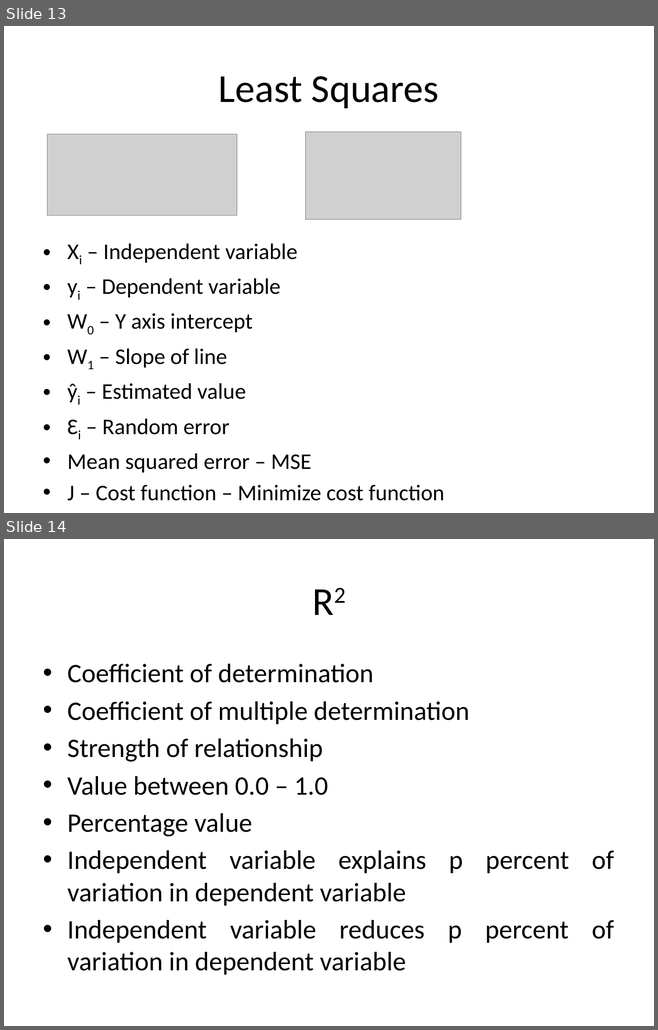
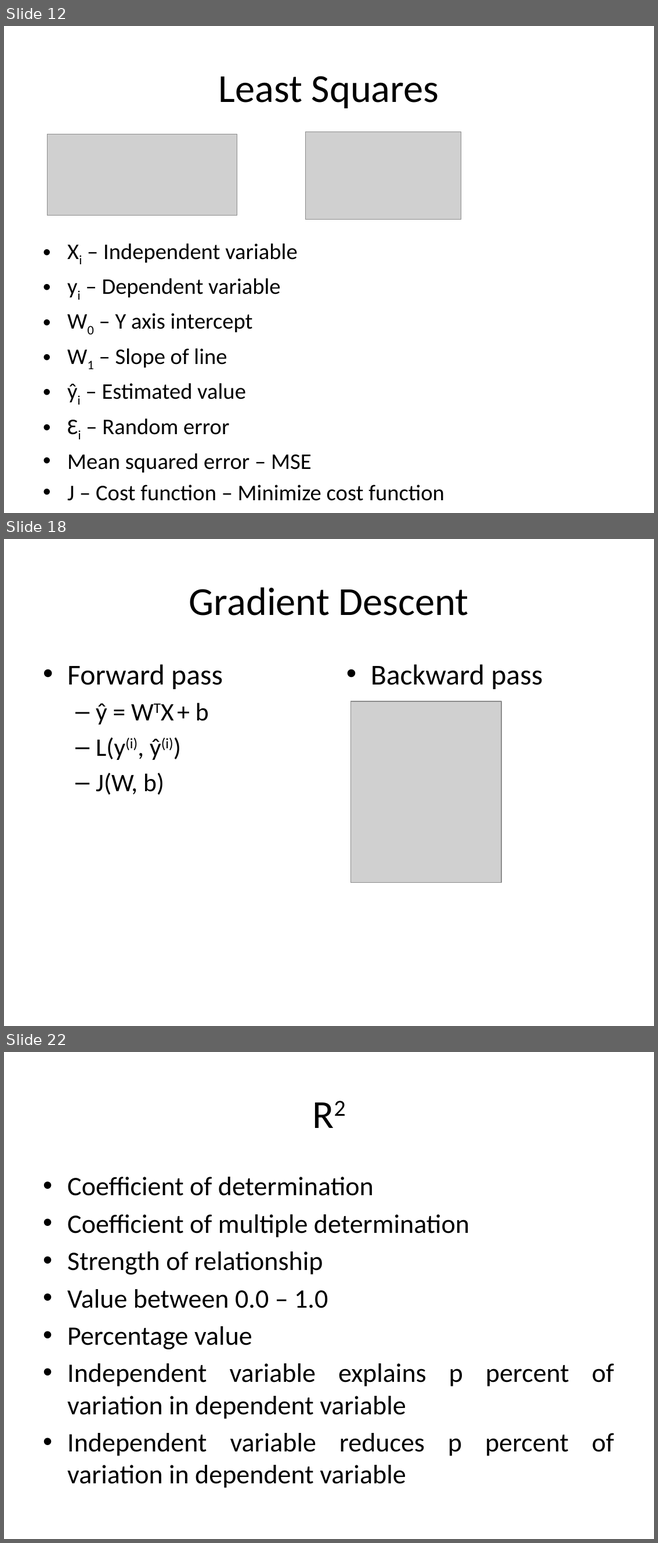
Before and after one commit to look4pritam/ArtificialIntelligence, a slide deck: MachineLearning/LinearRegression/LinearRegression.pptx. Shown one above the other, each under a label of ours: slides 13 and 14 before the commit, slides 12, 18 and 22 after it; the slides between them are not shown. The pictures are 658x1030 and 658x1543 pixels, drawn with LibreOffice and Linux fonts; fonts in the diff are those of the drawing; grey boxes stand for pictures. Boxes give left, top, right and bottom in pixels: in the first picture for what was removed or moved away, otherwise in the second. Text is boxed around its words. In the diff, an @@ line names an element or a change of style, - is before the commit and + after.

```diff
--- a/MachineLearning/LinearRegression/LinearRegression.pptx
+++ b/MachineLearning/LinearRegression/LinearRegression.pptx
@@ slide 18 added at bbox=[4, 539, 654, 1026], background #FFFFFF @@
@@ title added at bbox=[189, 587, 468, 616], 44 pt, text #000000 @@
+Gradient Descent
@@ text added at bbox=[67, 664, 223, 795], 28 pt, text #000000 @@
+• Forward pass
+  – ŷ = WTX + b
+  – L(y(i), ŷ(i))
+  – J(W, b)
@@ text added at bbox=[371, 664, 542, 689], 32 pt, text #000000 @@
+• Backward pass
@@ picture added at bbox=[350, 701, 501, 882] @@
@@ what was slide 13 is now slide 12 @@
@@ what was slide 14 is now slide 22 @@
```
Also in this commit, not shown: 1 slide changed, 8 other slides added, 2 slides removed.
